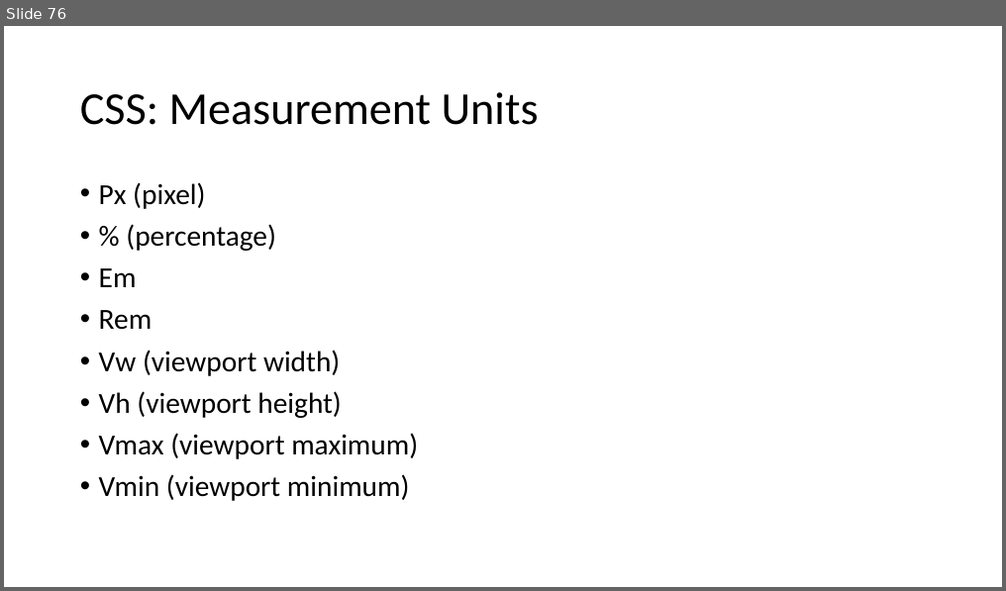
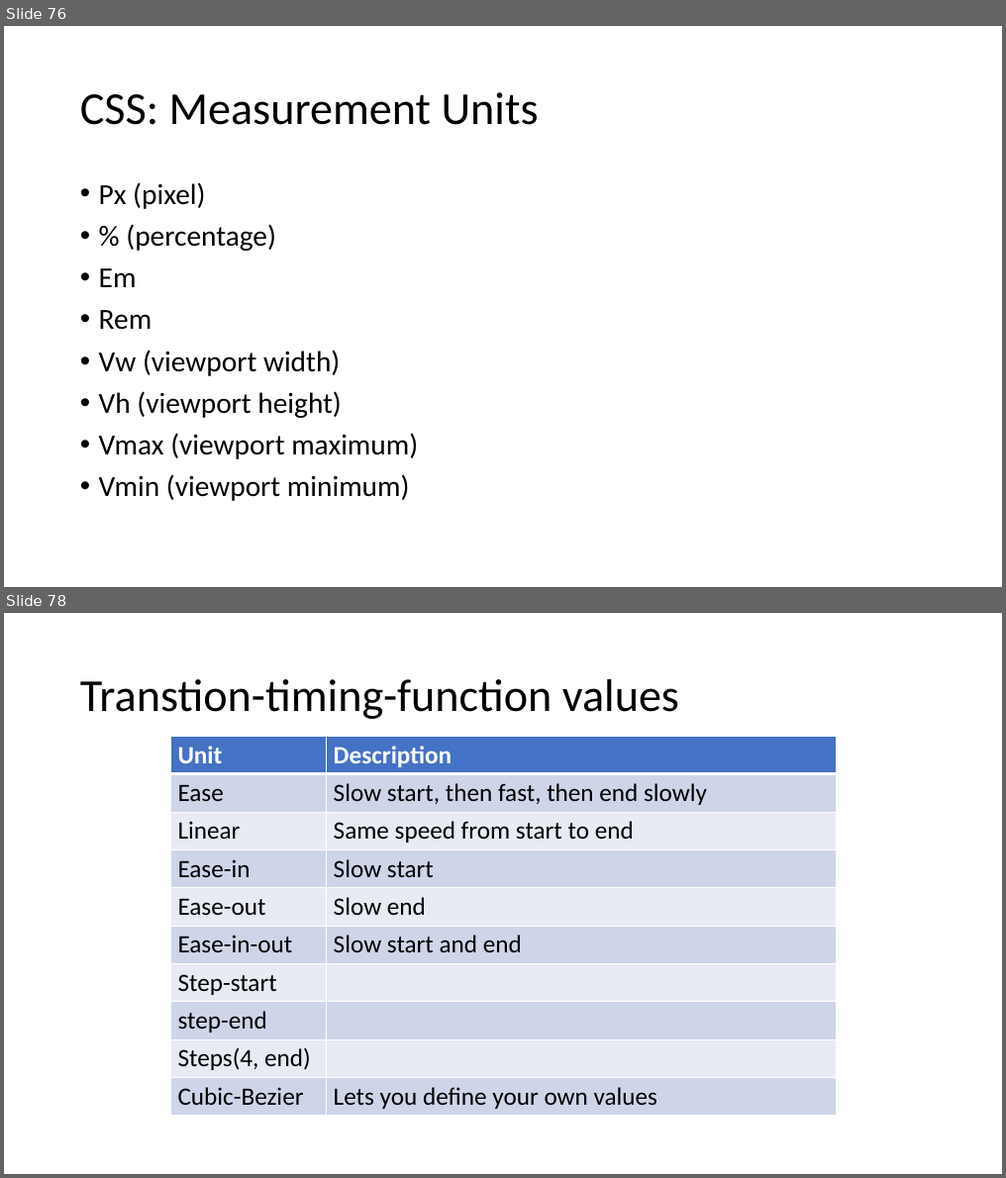
Before and after one commit to PiyushChaturvedii/Batch04, a slide deck: CSS.pptx. Shown one above the other, each under a label of ours: slide 76 before the commit, slides 76 and 78 after it; the slides between them are not shown. The pictures are 1006x591 and 1006x1178 pixels, drawn with LibreOffice and Linux fonts; fonts in the diff are those of the drawing. Boxes give left, top, right and bottom in pixels: in the first picture for what was removed or moved away, otherwise in the second. Text is boxed around its words. In the diff, an @@ line names an element or a change of style, - is before the commit and + after.

Commit message:
cubicObjectFitTranstion

```diff
--- a/CSS.pptx
+++ b/CSS.pptx
@@ slide 78 added at <box>4,613,1002,1174</box>, background #FFFFFF @@
@@ title added at <box>80,679,679,719</box>, 44 pt, text #000000 @@
+Transtion-timing-function values
@@ table added at <box>170,737,836,1113</box>, 10 rows, 2 columns @@
+Unit | Description
+Ease | Slow start, then fast, then end slowly
+Linear | Same speed from start to end
+Ease-in | Slow start
+Ease-out | Slow end
+Ease-in-out | Slow start and end
+Step-start | 
+step-end | 
+Steps(4, end) | 
+Cubic-Bezier | Lets you define your own values
```
Also in this commit, not shown: 3 other slides added, 4 other files.
